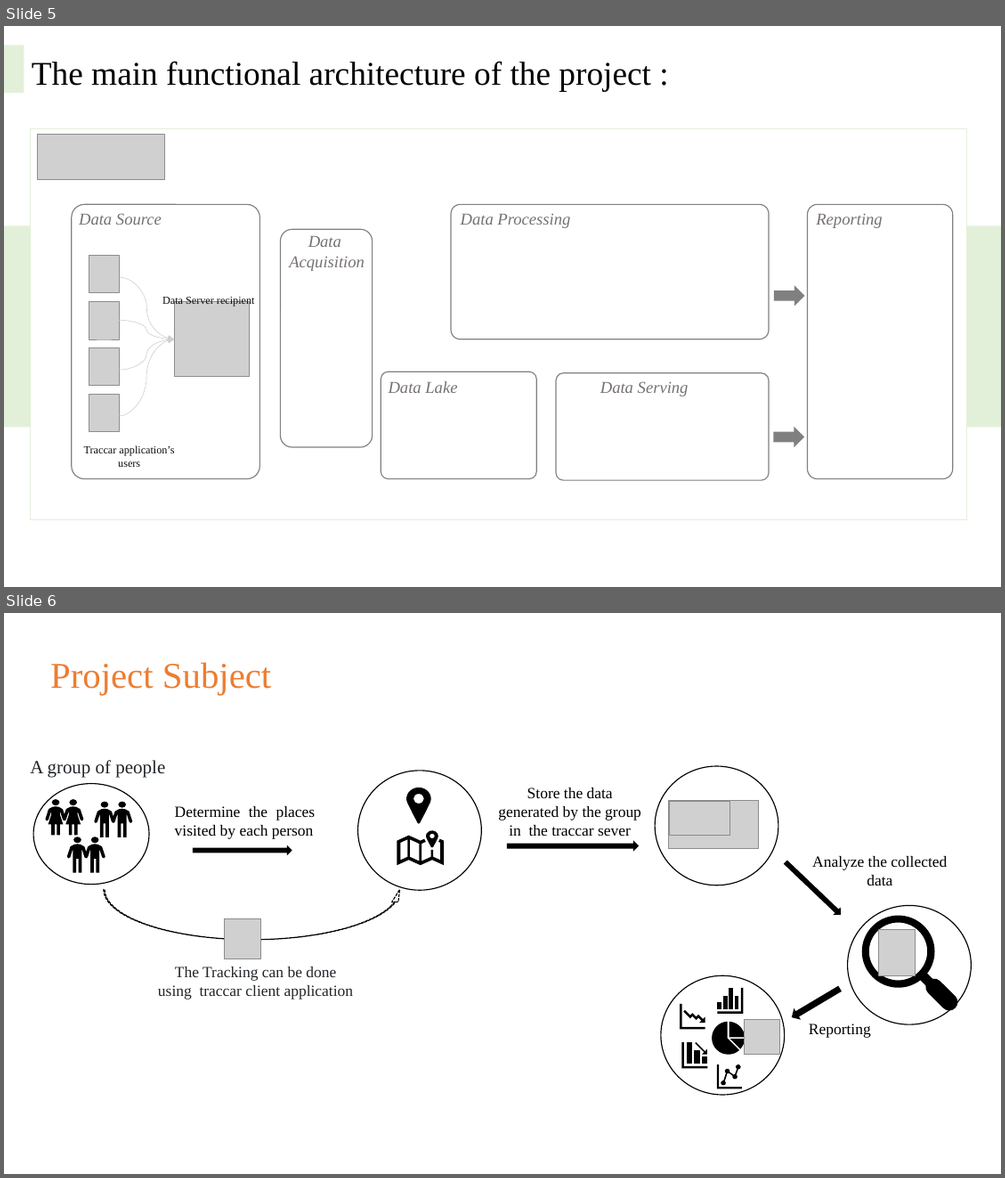
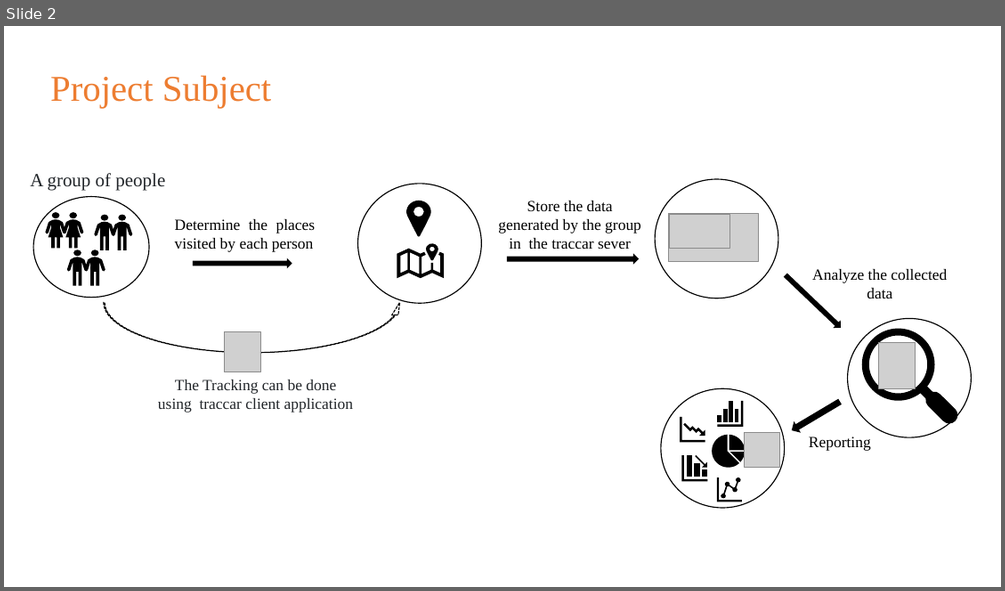
Before and after one commit to MiSalah/Real-Time-Data-Streaming-Analytics-System-for-tracking-Pedestrians, a slide deck: Progress' Presentations/Etat d'avancement - S1.pptx. Shown one above the other, each under a label of ours: slides 5 and 6 before the commit, slide 2 after it. The pictures are 1005x1178 and 1005x591 pixels, drawn with LibreOffice and Linux fonts; fonts in the diff are those of the drawing; grey boxes stand for pictures; background and template pictures are left out. Boxes give left, top, right and bottom in pixels: in the first picture for what was removed or moved away, otherwise in the second. Text is boxed around its words. In the diff, an @@ line names an element or a change of style, - is before the commit and + after.

```diff
--- a/Progress' Presentations/Etat d'avancement - S1.pptx
+++ b/Progress' Presentations/Etat d'avancement - S1.pptx
@@ slide 5 removed at (4,26,1001,587), background #FFFFFF @@
@@ rectangle removed at (4,46,24,94) @@
@@ text removed at (32,61,651,92) @@
-The main functional architecture of the project :
@@ rectangle removed at (30,129,966,520) @@
@@ picture removed at (38,134,165,179) @@
@@ rounded rectangle removed at (72,205,259,479) @@
@@ rounded rectangle removed at (451,205,769,339) @@
@@ rounded rectangle removed at (807,205,952,479) @@
@@ rectangle removed at (4,225,1001,426) @@
@@ text removed at (79,213,162,224) @@
-Data Source
@@ rounded rectangle removed at (281,230,372,447) @@
@@ text removed at (289,236,364,271) @@
-Data
-Acquisition
@@ text removed at (461,214,570,228) @@
-Data Processing
@@ text removed at (816,214,882,228) @@
-Reporting
@@ curved arrow removed from (119, 277) to (175, 339) @@
@@ right arrow removed at (774,286,805,306) @@
@@ text removed at (162,296,255,307) @@
-Data Server recipient
@@ picture removed at (175,302,250,377) @@
@@ curved arrow removed from (119, 320) to (175, 339) @@
@@ curved arrow removed from (119, 370) to (175, 339) @@
@@ curved arrow removed from (119, 417) to (175, 339) @@
@@ rounded rectangle removed at (380,371,536,478) @@
@@ group removed at (89,255,119,432): 4 pictures @@
@@ text removed at (388,381,457,393) @@
-Data Lake
@@ rounded rectangle removed at (556,373,769,480) @@
@@ text removed at (600,381,688,396) @@
-Data Serving
@@ text removed at (84,445,174,467) @@
-Traccar application’s users
@@ right arrow removed at (774,426,804,448) @@
@@ what was slide 6 is now slide 2 @@
```
Also in this commit, not shown: 3 other slides removed.
